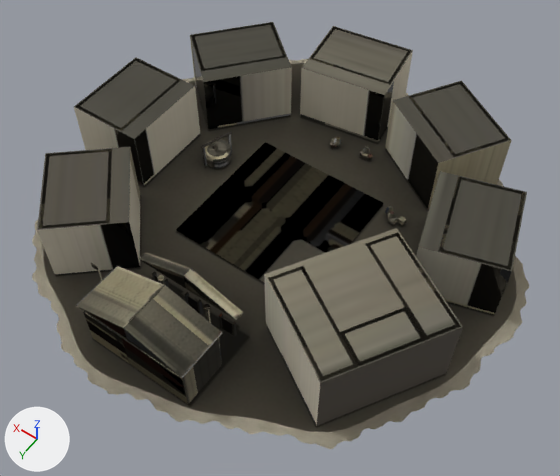
The glTF model src/assets/map/towns/classical-town-small-a-israelite.glb, before and after one commit.
One viewpoint serves both versions: a 50 mm lens placed at (-2.31, 3.25, 4.85), pointed at (-0.18, 0.27, 0.16). Arrows for +X, +Y and +Z are at lower left; the lights stay in place. The first picture is the older version. Where no turn or scale is listed for an object, it has been applied to the vertices. Vertices at exactly the same position are counted once.
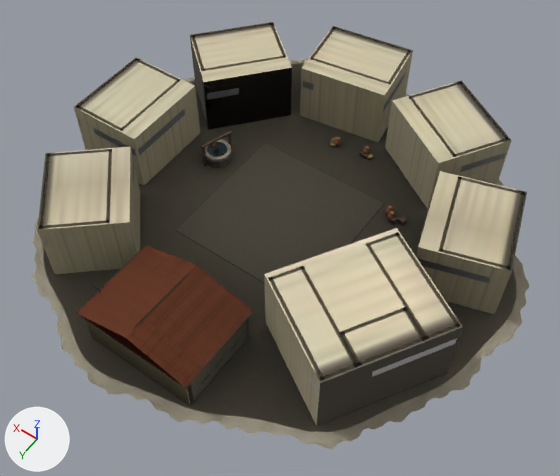
What differs and where, as boxes (x1, y1, x2, y2) in the pictures (560 x 476 px; the box of a moved part takes in the faces that stretch with it):
'Mesh_2', surface changed, reshaped (grey to beige): (37, 22, 527, 426) in both
'Mesh_0', surface changed, reshaped: (32, 23, 529, 449) in both
'Mesh_1', reshaped (mostly hidden): before (83, 275, 221, 395); after (77, 246, 248, 395)
part 1 of me_mesh_0, rebuilt (not visible afterwards): before (139, 252, 243, 320)
part 2 of me_mesh_0, deleted (mostly hidden): before (76, 263, 237, 378)
part 3 of me_mesh_0, moved or reshaped: before (76, 27, 336, 404); after (44, 27, 506, 405)
part 4 of me_mesh_0, surface changed: before (39, 23, 525, 424); after (39, 23, 525, 380)
part 5 of me_mesh_1, moved or reshaped: before (83, 278, 221, 391); after (77, 246, 248, 382)
part 6 of me_mesh_2, moved or reshaped (not visible afterwards): before (93, 318, 182, 385)
part 7 of me_mesh_2, deleted: before (166, 286, 221, 392)
part 8 of me_mesh_2, reshaped: after (79, 250, 245, 392)
part 9 of me_mesh_2, surface changed (grey to beige): (37, 22, 526, 426) in both

Edits to the bpy script that builds the scene:
```text
Change mat_ground:
    where n5 = _N.new('ShaderNodeMapping'); n5.name = 'Mapping'
    n5.inputs[1].default_value: (0.005, -9.568, 0.0) -> (0.005, -9.537, 0.0)  # 'Location'
    n5.inputs[3].default_value: (15.84, 10.21, 1.0) -> (15.84, 10.18, 1.0)  # 'Scale'
Change me_mesh_0:
    used by ob_mesh_0; location = (-2.043, 2.01, 0.0)
    remove me_mesh_0.from_pydata(...)  # 6494 vertices, 10742 faces; spans x 0.0..3.98, y -4.01..0.0, z 0.0..0.77
    add me_mesh_0.from_pydata(...)  # 7009 vertices, 11254 faces; spans x 0.0..3.98, y -4.01..0.0, z 0.0..0.64
    me_mesh_0 part 1: the loose piece of 16 vertices spanning x 1.6..2.48, y -0.94..-0.87, z 0.37..0.52 is rebuilt with 16 vertices and now spans x 1.58..2.5, y -0.99..-0.95, z 0.35..0.5
    me_mesh_0 part 2: 47 loose pieces with 564 vertices, spanning x 1.58..2.51, y -0.93..-0.29, z 0.0..0.77, are deleted
    me_mesh_0 part 3: 94 vertices moved from x 0.26..3.79, y -3.68..-0.31, z 0.0..0.57 to x 0.26..3.81, y -3.74..-0.31, z 0.0..0.57; 664 vertices removed from x 0.26..3.81, y -3.81..-0.28, z 0.0..0.62; 1247 vertices added at x 0.24..3.82, y -3.82..-0.28, z 0.0..0.62
    me_mesh_0 part 4: 5548 kept faces spanning x 0.24..3.82, y -3.82..-0.29, z 0.0..0.64 get new texture (UV) coordinates
    other edits to the shape of me_mesh_0 do not show in these pictures
Change me_mesh_1:
    used by ob_mesh_1; location = (-2.043, 2.01, 0.0)
    remove me_mesh_1.from_pydata(...)  # 3409 vertices, 3011 faces; spans x 0.0..3.98, y -4.01..0.0, z 0.0..0.77
    add me_mesh_1.from_pydata(...)  # 3692 vertices, 3012 faces; spans x 0.0..3.98, y -4.01..0.0, z 0.0..0.58
    me_mesh_1 part 5: 71 vertices moved from x 0.26..3.81, y -3.77..-0.31, z 0.0..0.47 to x 0.26..3.8, y -3.73..-0.31, z 0.0..0.47; 639 vertices removed from x 0.26..3.8, y -3.8..-0.29, z 0.0..0.62; 1312 vertices added at x 0.24..3.82, y -3.82..-0.28, z 0.0..0.58
    other edits to the shape of me_mesh_1 do not show in these pictures
Change me_mesh_2:
    used by ob_mesh_2; location = (-2.043, 2.01, 0.0)
    remove me_mesh_2.from_pydata(...)  # 428 vertices, 466 faces; spans x 0.0..3.98, y -4.01..0.0, z 0.0..0.64
    add me_mesh_2.from_pydata(...)  # 409 vertices, 466 faces; spans x 0.0..3.98, y -4.01..0.0, z 0.0..0.64
    me_mesh_2 part 6: the loose piece of 6 vertices spanning x 1.6..2.48, y -0.31, z 0.29..0.41 is scaled about its middle by (-1.03, 1, 1.02), then moved by (0.0, -0.04, -0.26)
    me_mesh_2 part 7: 19 loose pieces with 97 vertices, spanning x 1.58..2.54, y -0.69..-0.31, z 0.0..0.62, are deleted
    me_mesh_2 part 8: 5 vertices moved from x 1.6..2.48, y -0.45..-0.31, z 0.0..0.16 to x 1.59..2.5, y -0.45..-0.31, z 0.0..0.16; 38 vertices removed from x 1.54..2.54, y -0.94..-0.31, z 0.0..0.46; 114 vertices added at x 1.54..2.54, y -1.0..-0.28, z 0.0..0.51
    me_mesh_2 part 9: 35 kept faces spanning x 0.24..3.82, y -3.82..-0.31, z 0.0..0.64 get new texture (UV) coordinates
    other edits to the shape of me_mesh_2 do not show in these pictures
```
